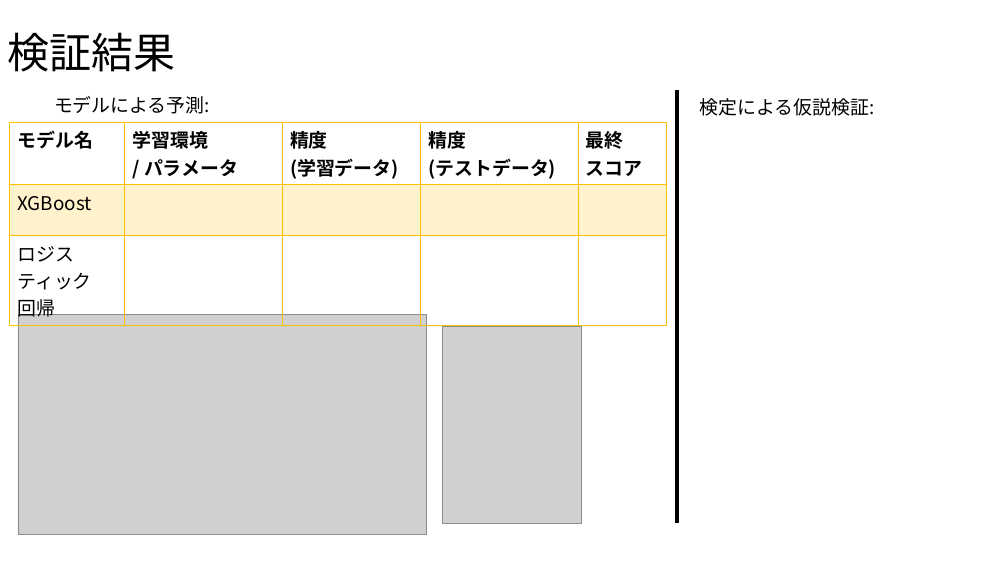
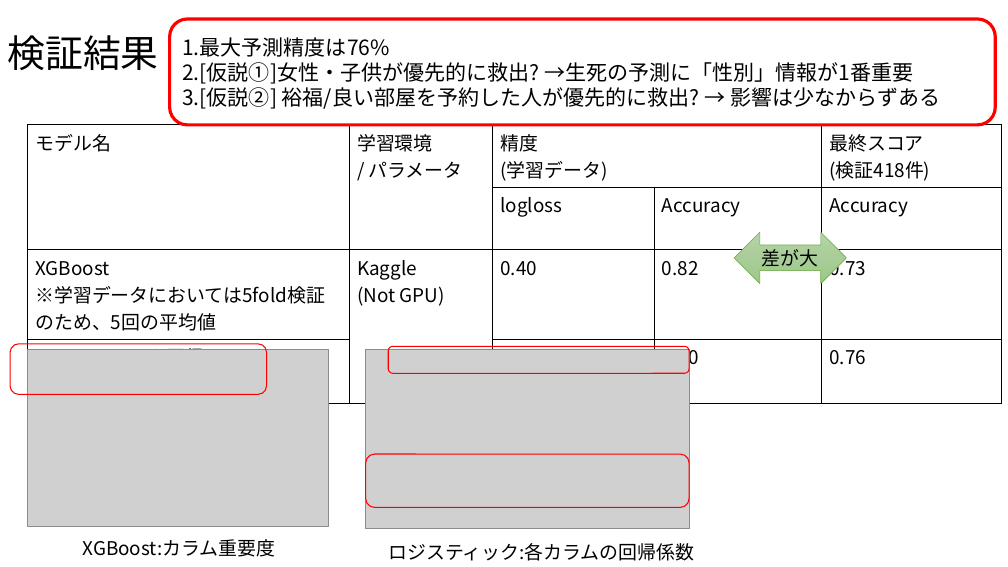
Before and after one commit to SYCastle/data_analysis, a slide deck: slide 9 of 分析報告_フォーマット1.pptx. Drawn at 1008x567 pixels with LibreOffice and Linux fonts; fonts in the diff are those of the drawing; grey boxes stand for pictures. Boxes give left, top, right and bottom in pixels: in the first picture for what was removed or moved away, otherwise in the second. Text is boxed around its words. In the diff, an @@ line names an element or a change of style, - is before the commit and + after.

```diff
--- a/分析報告_フォーマット1.pptx
+++ b/分析報告_フォーマット1.pptx
@@ title "検証結果" at <box>8,35,159,70</box>: size 40 to 36 pt @@
@@ rounded rectangle added at <box>169,19,995,125</box>, fill #FFFFFF, outline #FF0000 3 pt, 20 pt, text #000000 @@
+1.最大予測精度は76%
+2.[仮説①]女性・子供が優先的に救出? →生死の予測に「性別」情報が1番重要
+3.[仮説②] 裕福/良い部屋を予約した人が優先的に救出? → 影響は少なからずある
@@ text removed at <box>54,96,210,114</box> @@
-モデルによる予測:
@@ line removed from (677, 90) to (677, 523) @@
@@ text removed at <box>700,98,875,116</box> @@
-検定による仮説検証:
@@ table at <box>28,125,1002,374</box> @@
-row 1: モデル名 | 学習環境 / / パラメータ | 精度 / (学習データ) | 精度 / (テストデータ) | 最終 / スコア
-row 2: XGBoost |  |  |  | 
-row 3: ロジスティック / 回帰 |  |  |  | 
+row 1: モデル名 | 学習環境 / / パラメータ | 精度 / (学習データ) |  | 最終スコア / (検証418件)
+row 2:  |  | logloss | Accuracy | Accuracy
+row 3: XGBoost / ※学習データにおいては5fold検証のため、5回の平均値 | Kaggle / (Not GPU) | 0.40 | 0.82 | 0.73
+row 4: ロジスティック回帰 |  | 0.42 | 0.80 | 0.76
@@ table: place and size @@
-table at <box>10,123,666,325</box>
+table at <box>28,125,1002,374</box>
@@ left right arrow added at <box>734,232,846,284</box>, fill gradient #B5D5A7 to #AACE9A to #9CC987, outline #70AD47 0.5 pt, 18 pt, text #000000 @@
+差が大
@@ picture removed at <box>442,326,582,523</box> @@
@@ rounded rectangle added at <box>10,344,266,395</box>, outline #FF0000 1 pt @@
@@ picture: place and size @@
-picture at <box>18,315,427,535</box>
+picture at <box>28,350,329,527</box>
@@ picture added at <box>366,350,690,529</box> @@
@@ rounded rectangle added at <box>389,346,690,374</box>, outline #FF0000 1 pt @@
@@ rounded rectangle added at <box>366,454,690,508</box>, outline #FF0000 1 pt @@
@@ text added at <box>83,539,276,557</box>, 18 pt, text #000000 @@
+XGBoost:カラム重要度
@@ text added at <box>388,543,694,561</box>, 18 pt, text #000000 @@
+ロジスティック:各カラムの回帰係数
```
Also in this commit, not shown: 8 other slides changed, 2 slides added, 1 slide removed.
